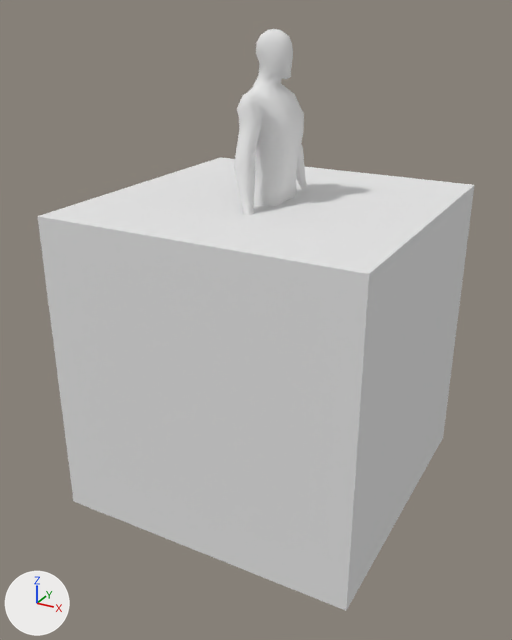
The OBJ model resources/models/human.obj as it was, and as the next commit left it.
Both versions are drawn from a 50 mm lens placed at (2.0, -3.86, 2.09), pointed at (-0.04, -0.15, 0.23). The axes (+X, +Y, +Z) are drawn at lower left. The lights are the same throughout. Where no turn or scale is listed for an object, it has been applied to the vertices.

In view in the first picture: 'Cube.001_Cube', 'Cube_Cube.001'.
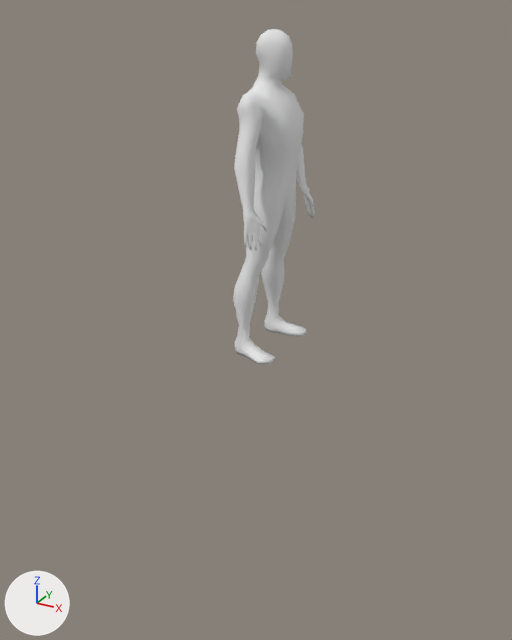
The newer file is also turned or shifted as a whole; pictures and numbers use the older file's frame.

Boxes [x1, y1, x2, y2] around the edits, measured in the pictures (512 x 640 px):
'Cube.001_Cube', deleted
    before: [37, 157, 474, 611]

The change, as a list of edits to the scene's bpy script:
```text
Remove ob_cube_001_cube:
    ob_cube_001_cube = bpy.data.objects.new('Cube.001_Cube', me_cube_001_cube)
    ob_cube_001_cube.location = (0.0, 0.0, 0.0)
```
